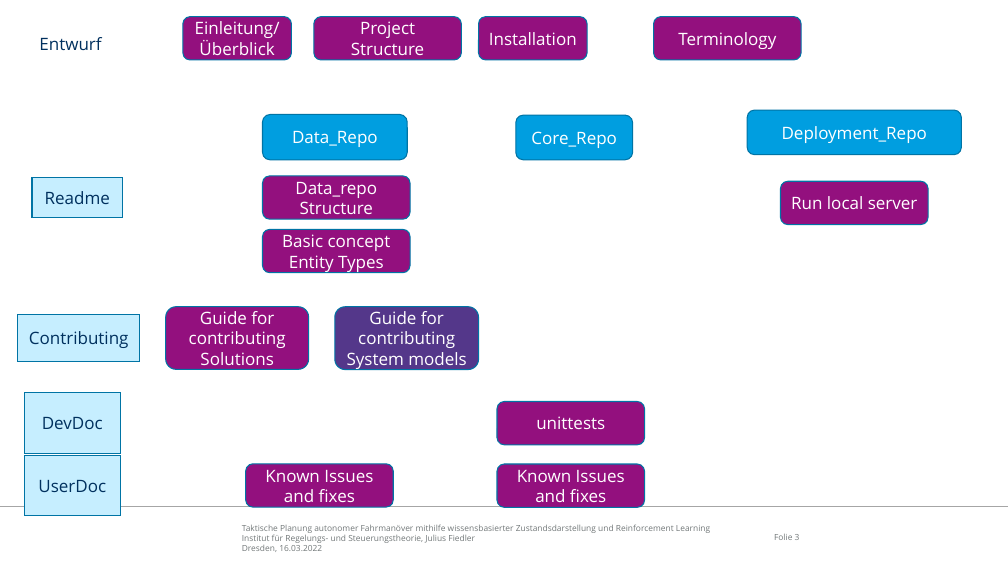
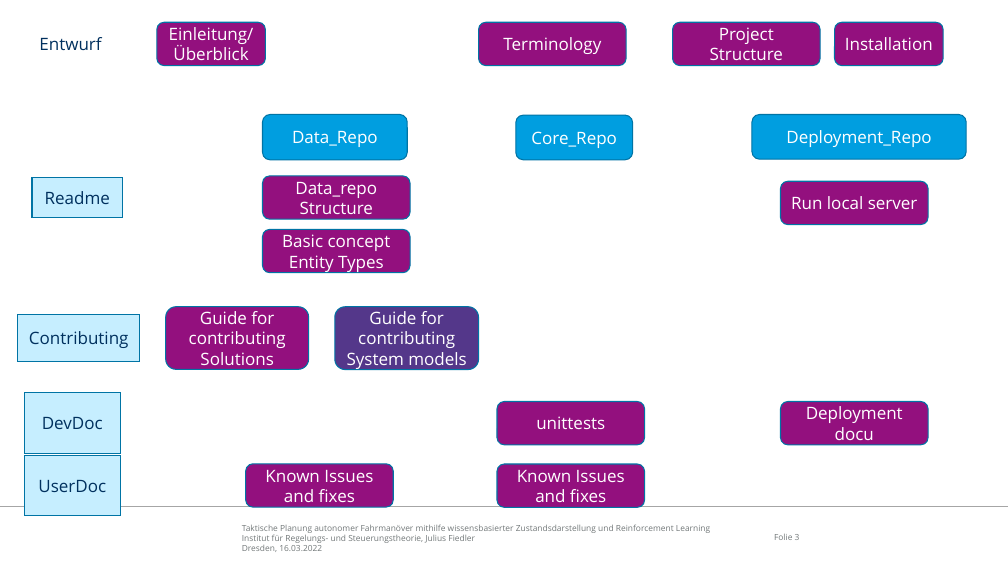
Before and after one commit to ackrep-org/ackrep_core, a slide deck: slide 3 of doc/devdoc/Konzept Doku.pptx. Drawn at 1008x567 pixels with LibreOffice and Linux fonts; fonts in the diff are those of the drawing; background and template pictures are left out. Boxes give left, top, right and bottom in pixels: in the first picture for what was removed or moved away, otherwise in the second. Text is boxed around its words. In the diff, an @@ line names an element or a change of style, - is before the commit and + after.

```diff
--- a/doc/devdoc/Konzept Doku.pptx
+++ b/doc/devdoc/Konzept Doku.pptx
@@ rounded rectangle "Einleitung/ Überblick": place and size @@
-rounded rectangle "Einleitung/ Überblick" at [183, 17, 292, 60]
+rounded rectangle "Einleitung/ Überblick" at [157, 22, 265, 65]
@@ rounded rectangle "Terminology": place and size @@
-rounded rectangle "Terminology" at [654, 17, 802, 60]
+rounded rectangle "Terminology" at [479, 22, 626, 65]
@@ rounded rectangle "Project Structure": place and size @@
-rounded rectangle "Project Structure" at [314, 17, 461, 60]
+rounded rectangle "Project Structure" at [673, 22, 820, 65]
@@ rounded rectangle "Installation": place and size @@
-rounded rectangle "Installation" at [479, 17, 588, 60]
+rounded rectangle "Installation" at [835, 22, 944, 65]
@@ rounded rectangle "Deployment_Repo": place and size @@
-rounded rectangle "Deployment_Repo" at [747, 110, 961, 155]
+rounded rectangle "Deployment_Repo" at [752, 114, 966, 159]
@@ rounded rectangle added at [780, 402, 928, 445], fill #93107E, outline #0075A6 1 pt, 16.2 pt, text #FFFFFF @@
+Deployment docu
```
Also in this commit, not shown: 1 other slide changed, 1 slide added, 2 other files.
